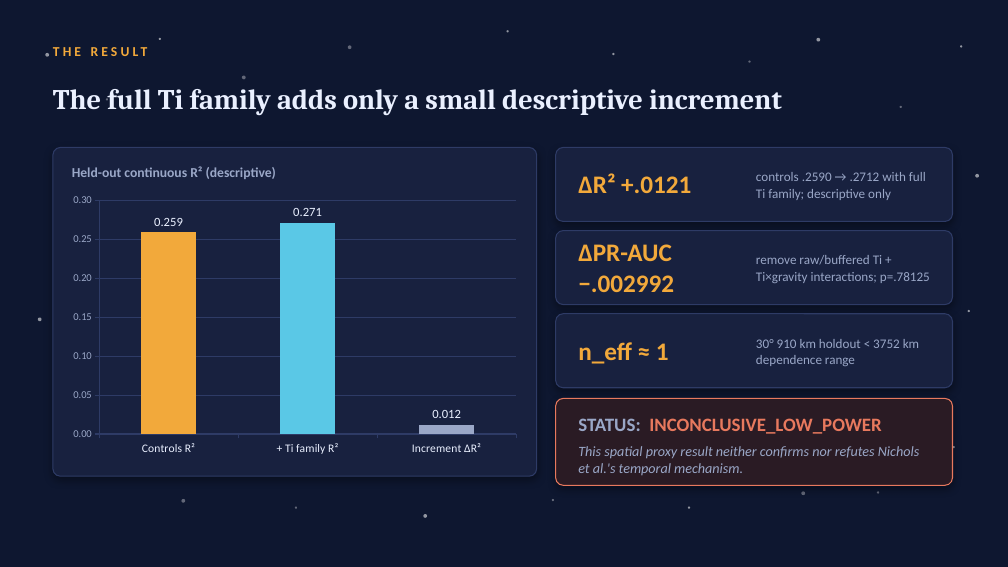
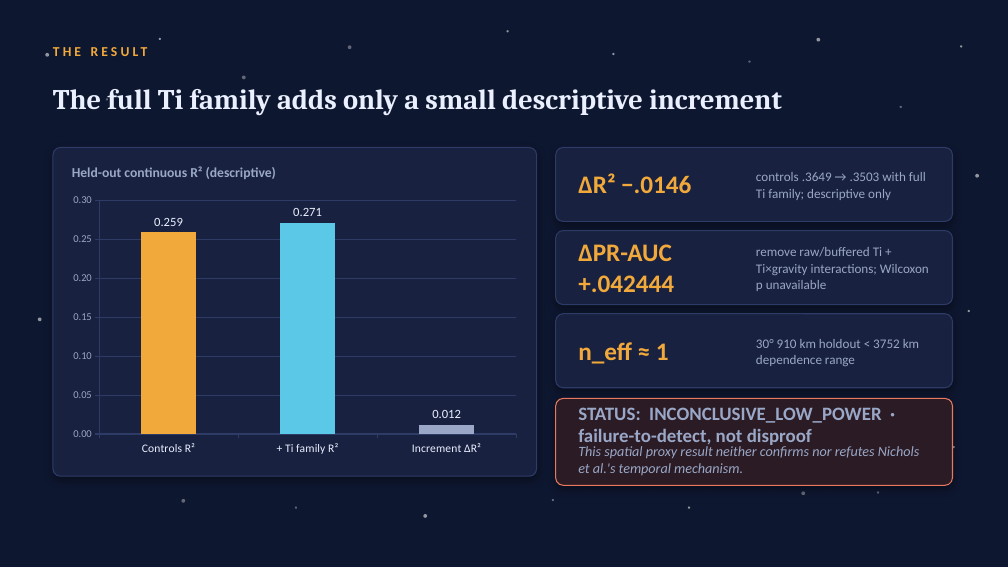
Before and after one commit to lemoon01110/Lunar-Titanium-Magnetism, a slide deck: slide 9 of Paper-and-Pitch/Pitch.pptx. Drawn at 1008x567 pixels with LibreOffice and Linux fonts; fonts in the diff are those of the drawing. Boxes give left, top, right and bottom in pixels: in the first picture for what was removed or moved away, otherwise in the second. Text is boxed around its words. In the diff, an @@ line names an element or a change of style, - is before the commit and + after.

```diff
--- a/Paper-and-Pitch/Pitch.pptx
+++ b/Paper-and-Pitch/Pitch.pptx
@@ text at box(578, 173, 691, 193): text changed @@
-ΔR² +.0121
+ΔR² −.0146
@@ text at box(756, 172, 926, 200): text changed @@
-controls .2590 → .2712 with full Ti family; descriptive only
+controls .3649 → .3503 with full Ti family; descriptive only
@@ text at box(578, 244, 674, 292): text changed @@
-ΔPR-AUC −.002992
+ΔPR-AUC +.042444
@@ text at box(756, 247, 929, 291): text changed @@
-remove raw/buffered Ti + Ti×gravity interactions; p=.78125
+remove raw/buffered Ti + Ti×gravity interactions; Wilcoxon p unavailable
@@ text at box(578, 407, 881, 448): text changed; text colour #E8795E to #9AA7C7 @@
-STATUS: INCONCLUSIVE_LOW_POWER
+STATUS: INCONCLUSIVE_LOW_POWER · failure-to-detect, not disproof
```
Also in this commit, not shown: 10 other slides changed, 34 other files.
